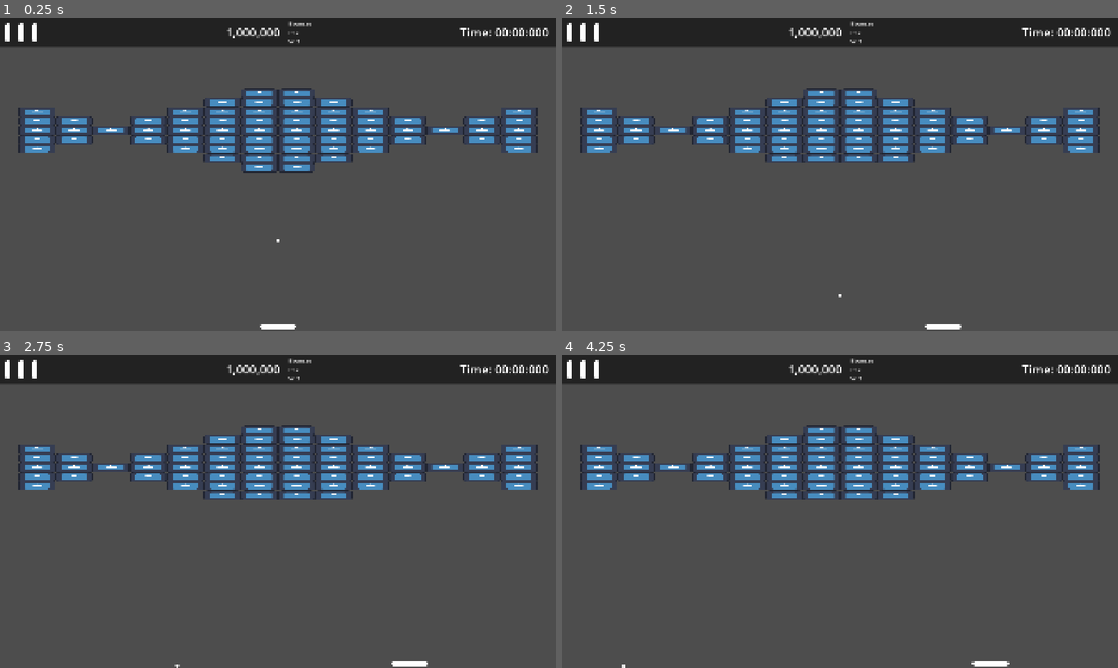
Above: before the commit, frames 1-4 (two rows, left to right).
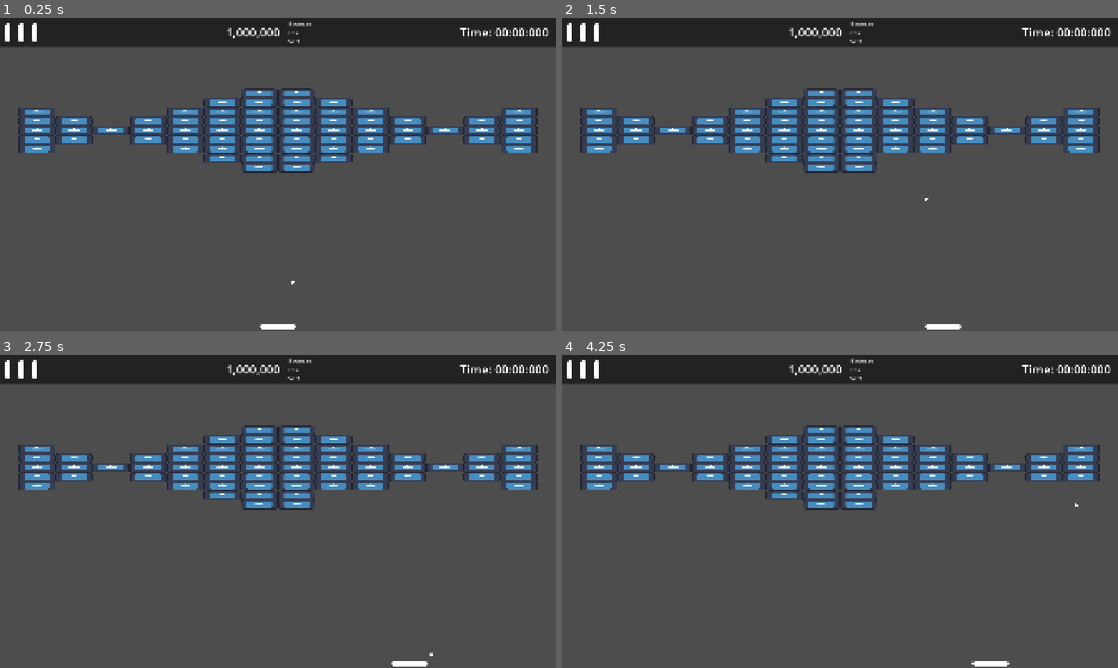
Above: after the commit, the same moments.

Repository: Fox-Alpha/BrickBreaker-MiniGame
Game: Godot game, scene res://scenes/game/main_game.tscn
Same seed, same stepped clock (60 frames per second), same inputs: the game is played once before the commit and once after it. The engine's default icon, where the game draws it, is replaced by a stand-in: a white triangle on a blue panel in a dark square.
Inputs:
- Up to frame 1 (0.25 s): no input
- Up to frame 2 (1.5 s): tap Enter at 0.5 s; hold D (p1_right) 0.53-1.28 s; hold A (p1_left) from 1.28 s (still down)
- Up to frame 3 (2.75 s): release A (p1_left) at 2.03 s; hold D (p1_right) from 2.03 s (still down)
- Up to frame 4 (4.25 s): release D (p1_right) at 3.53 s; hold A (p1_left) from 3.53 s (still down)

The runs differ from the first frame. In frame 1, less than 0.1% of the frame differs, in the area x 49-53%, y 70-86%; in frame 2, 0.5%; in frame 3, 0.5%; in frame 4, 0.6%, in the area x 10-97%, y 40-100%.

Commit message:
Add: Ball Variante mit RigidBody2D und Claude AI unterstüzuung

Diff:
--- a/scenes/ball/ball_body.tscn
+++ b/scenes/ball/ball_body.tscn
@@ -1,17 +1,24 @@
 [gd_scene format=3 uid="uid://bx7lmlxv60bk7"]
 
-[ext_resource type="Script" uid="uid://bxwyffjadotq1" path="res://scenes/ball/ball_body.gd" id="1_7cdgs"]
+[ext_resource type="Script" uid="uid://d0vfcrctdtkjr" path="res://scenes/ball/ball_rigid.gd" id="1_c7kbd"]
 [ext_resource type="Texture2D" uid="uid://bh2tcy5tq4lj2" path="res://scenes/ball/ball.png" id="1_ugjkt"]
+
+[sub_resource type="PhysicsMaterial" id="PhysicsMaterial_r6elq"]
+friction = 0.0
+bounce = 3.0
 
 [sub_resource type="CircleShape2D" id="CircleShape2D_r41i7"]
 radius = 5.0
 
 [node name="Ball" type="RigidBody2D" unique_id=728487254]
 collision_mask = 131
+physics_material_override = SubResource("PhysicsMaterial_r6elq")
+gravity_scale = 0.0
+lock_rotation = true
 continuous_cd = 2
 contact_monitor = true
-max_contacts_reported = 10
-script = ExtResource("1_7cdgs")
+max_contacts_reported = 1
+script = ExtResource("1_c7kbd")
 
 [node name="Ball" type="Sprite2D" parent="." unique_id=163227387]
 scale = Vector2(1.5, 1.5)
@@ -24,3 +31,6 @@
 [node name="VisibleOnScreenNotifier2D" type="VisibleOnScreenNotifier2D" parent="." unique_id=1304595322]
 position = Vector2(0, -8.9406896e-08)
 scale = Vector2(0.6, 0.6)
+
+[connection signal="body_entered" from="." to="." method="_on_body_entered"]
+[connection signal="body_shape_entered" from="." to="." method="_on_body_shape_entered"]
--- /dev/null
+++ b/scenes/ball/ball_rigid.gd
@@ -0,0 +1,45 @@
+extends RigidBody2D
+
+@export var initial_speed: float = 500.0
+@export var max_speed: float = 850.0
+@export var speed_increase: float = 1.07  # 5% Geschwindigkeitserhöhung pro Treffer
+
+var min_angle: float = 0.2  # Verhindert zu flache Winkel
+
+func _ready():
+	# Startgeschwindigkeit setzen
+	var start_direction = Vector2(randf_range(-0.5, 0.5), -1.0).normalized()
+	linear_velocity = start_direction * initial_speed
+
+func _integrate_forces(state: PhysicsDirectBodyState2D):
+	var velocity = state.linear_velocity
+	var speed = velocity.length()
+
+	# Geschwindigkeit begrenzen
+	if speed > max_speed:
+		velocity = velocity.normalized() * max_speed
+		state.linear_velocity = velocity
+	elif speed < initial_speed * 0.8:  # Minimale Geschwindigkeit
+		velocity = velocity.normalized() * initial_speed
+		state.linear_velocity = velocity
+
+	# Zu flache Winkel korrigieren (verhindert horizontales/vertikales Застревание)
+	var normalized_vel = velocity.normalized()
+
+	# Horizontale Bewegung korrigieren
+	if abs(normalized_vel.y) < min_angle:
+		var sign_y = sign(normalized_vel.y) if normalized_vel.y != 0 else -1
+		normalized_vel.y = min_angle * sign_y
+		normalized_vel = normalized_vel.normalized()
+		state.linear_velocity = normalized_vel * speed
+
+	# Vertikale Bewegung korrigieren
+	if abs(normalized_vel.x) < min_angle:
+		var sign_x = sign(normalized_vel.x) if normalized_vel.x != 0 else 1
+		normalized_vel.x = min_angle * sign_x
+		normalized_vel = normalized_vel.normalized()
+		state.linear_velocity = normalized_vel * speed
+
+func _on_body_entered(body):
+	# Geschwindigkeit bei Kollision erhöhen
+	linear_velocity = linear_velocity.normalized() * (linear_velocity.length() * speed_increase)
Not shown, added: scenes/ball/ball_rigid.gd.uid
